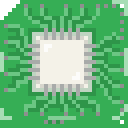
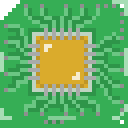
Comparing the layer stacks of the two 128×128 images. Changes:
showed "chip copy 3" over [36, 36, 88, 88]
hid "chip" over [36, 36, 88, 88]
